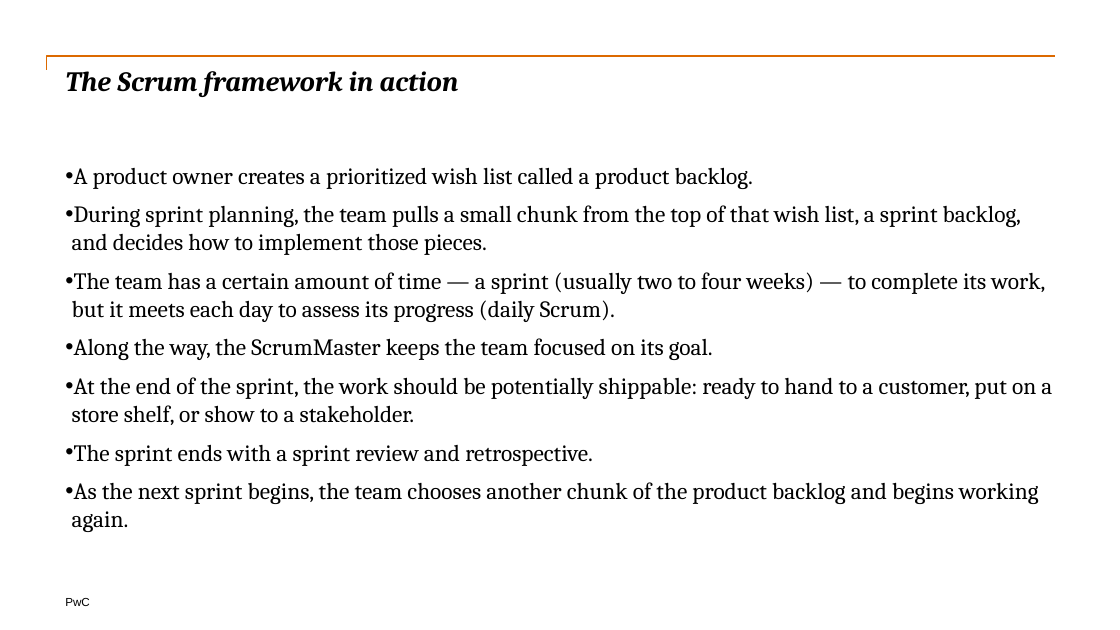
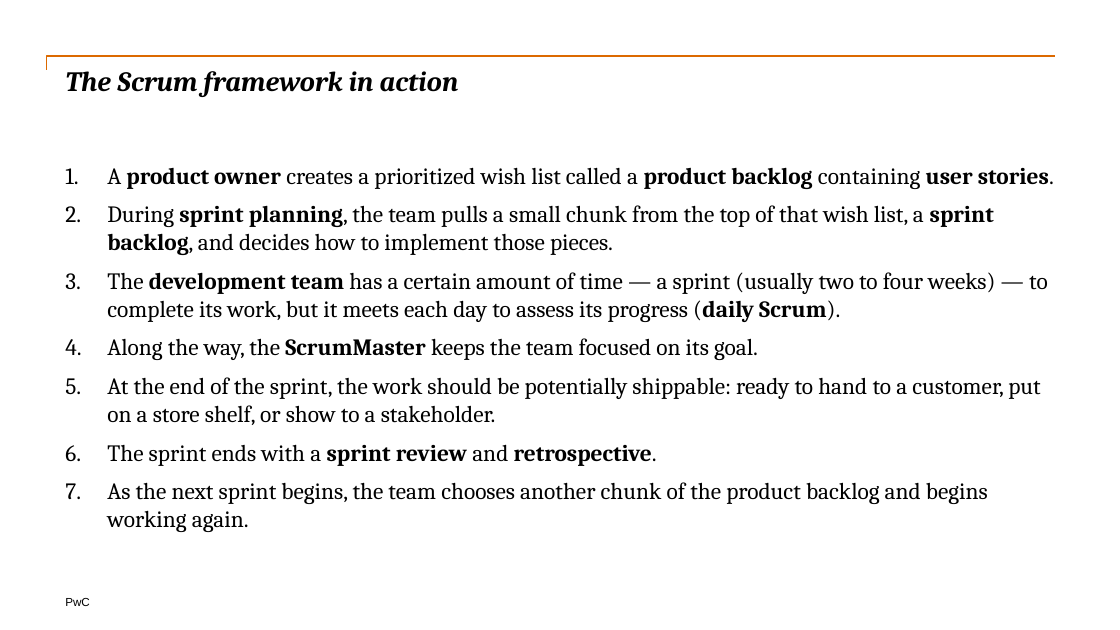
Before and after one commit to nadee158/reference_docs, a slide deck: slide 30 of doc/scrum_introduction.pptx (slide 6 before the commit). Drawn at 1120x630 pixels with LibreOffice and Linux fonts; fonts in the diff are those of the drawing. Boxes give left, top, right and bottom in pixels: in the first picture for what was removed or moved away, otherwise in the second. Text is boxed around its words. In the diff, an @@ line names an element or a change of style, - is before the commit and + after.

```diff
--- a/doc/scrum_introduction.pptx
+++ b/doc/scrum_introduction.pptx
@@ text at box(107, 167, 1054, 189): text changed @@
-• A product owner creates a prioritized wish list called a product backlog.
+1. A product owner creates a prioritized wish list called a product backlog containing user stories.
@@ text at box(107, 205, 1041, 532): bold on in "sprint planning, sprint backlog,", "ScrumMaster", "sprint review retrospective."; bullet • to 1. @@
@@ text at box(107, 272, 1048, 322): text changed @@
-• The team has a certain amount of time — a sprint (usually two to four weeks) — to complete its work, but it meets each day to assess its progress (daily Scrum).
+3. The development team has a certain amount of time — a sprint (usually two to four weeks) — to complete its work, but it meets each day to assess its progress (daily Scrum).
```
Also in this commit, not shown: 14 other slides changed, 15 slides added, 2 other files.
